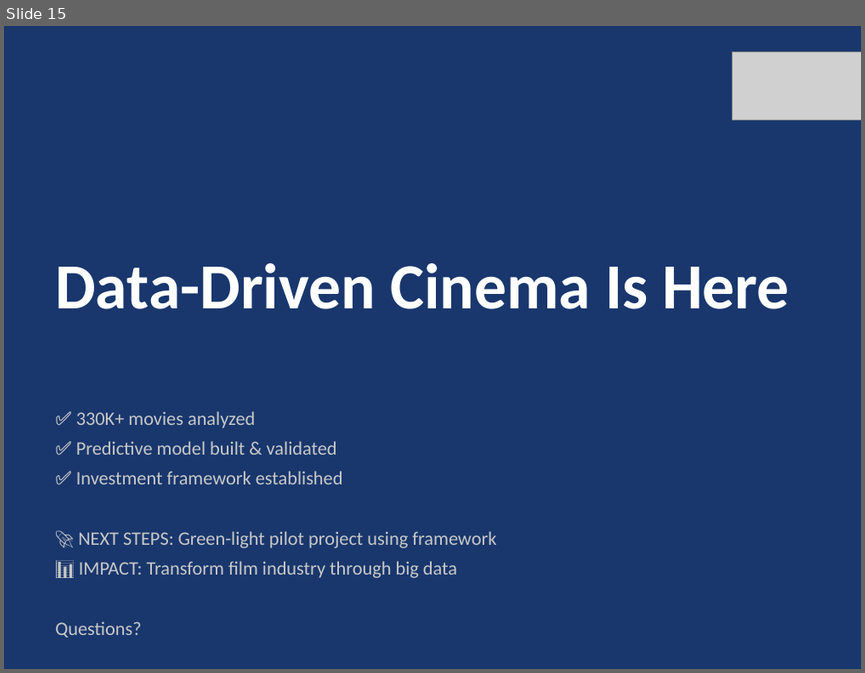
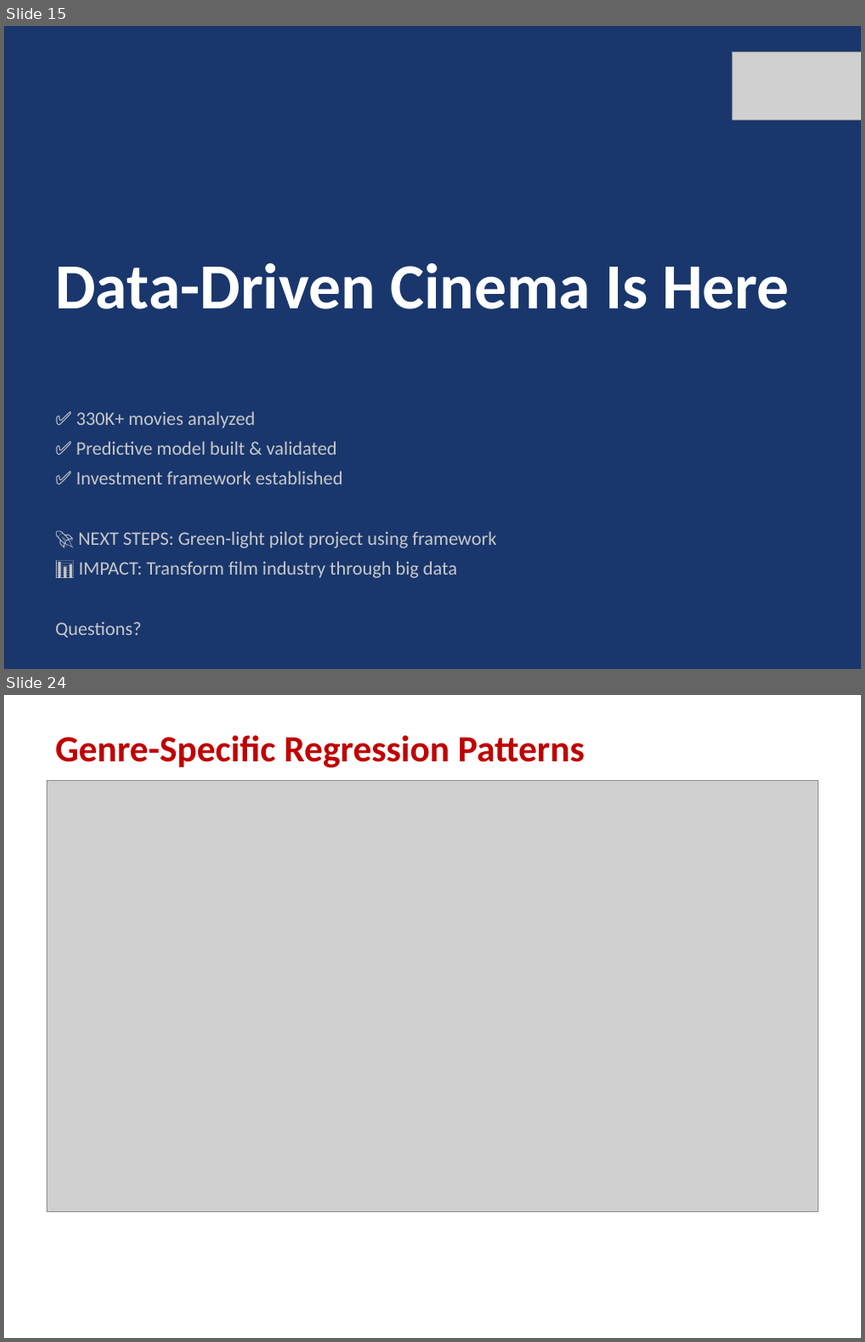
Before and after one commit to horacefonseca/bigdata_imdb_businesscase, a slide deck: presentation/IMDb_Business_Case_Presentation.pptx. Shown one above the other, each under a label of ours: slide 15 before the commit, slides 15 and 24 after it; the slides between them are not shown. The pictures are 865x673 and 865x1342 pixels, drawn with LibreOffice and Linux fonts; fonts in the diff are those of the drawing; grey boxes stand for pictures. Boxes give left, top, right and bottom in pixels: in the first picture for what was removed or moved away, otherwise in the second. Text is boxed around its words. In the diff, an @@ line names an element or a change of style, - is before the commit and + after.

```diff
--- a/presentation/IMDb_Business_Case_Presentation.pptx
+++ b/presentation/IMDb_Business_Case_Presentation.pptx
@@ slide 24 added at [4, 695, 861, 1338], background #FFFFFF @@
@@ text added at [55, 735, 585, 768], 31 pt, text #C00000, bold @@
+Genre-Specific Regression Patterns
@@ picture added at [46, 781, 818, 1212] @@
```
Also in this commit, not shown: 19 other slides added, 38 other files.
